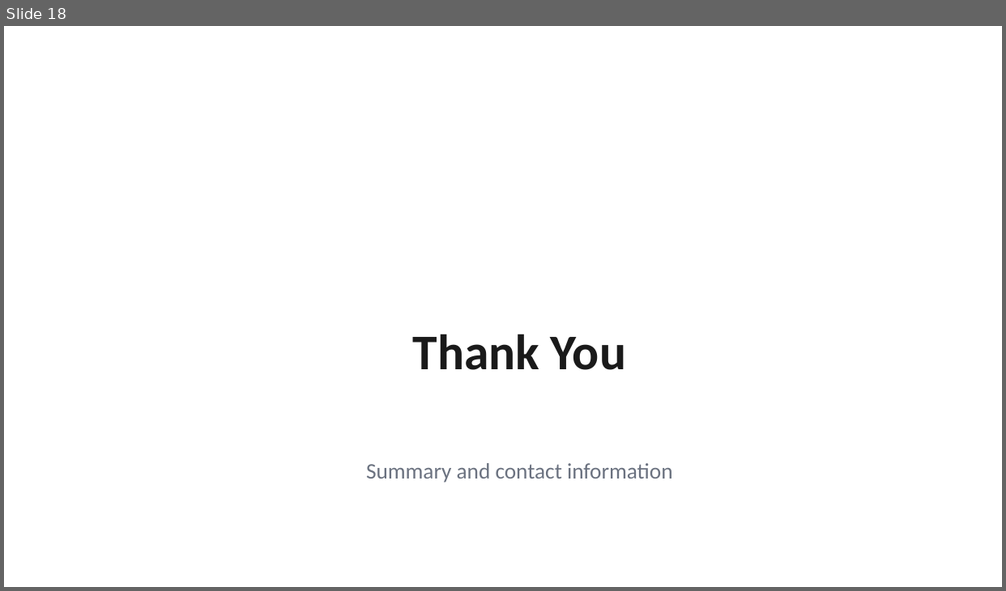
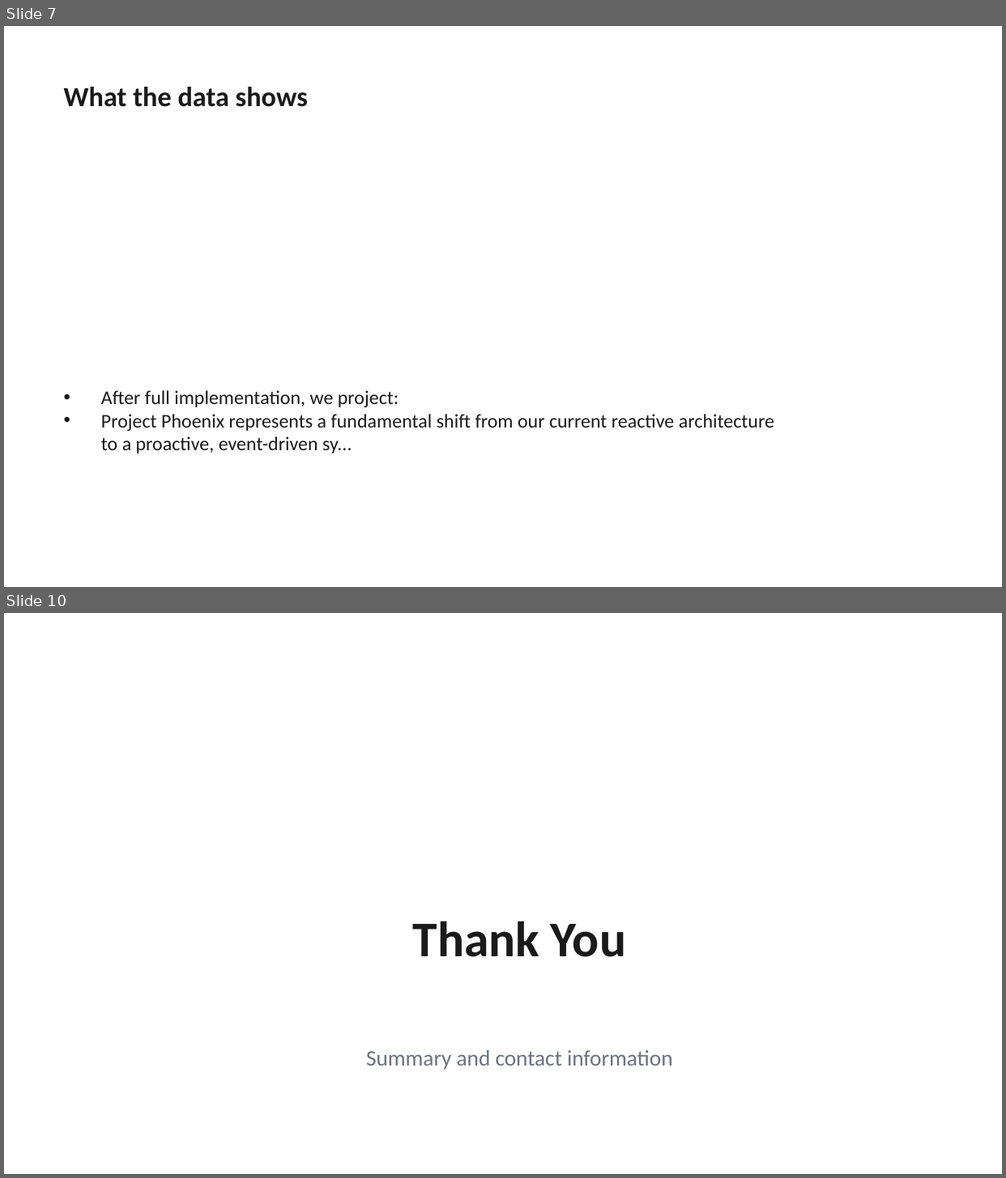
Before and after one commit to AdamYin007/Presentation-OS, a slide deck: examples/business-review/output.pptx. Shown one above the other, each under a label of ours: slide 18 before the commit, slides 7 and 10 after it; the slides between them are not shown. The pictures are 1006x591 and 1006x1178 pixels, drawn with LibreOffice and Linux fonts; fonts in the diff are those of the drawing. Boxes give left, top, right and bottom in pixels: in the first picture for what was removed or moved away, otherwise in the second. Text is boxed around its words. In the diff, an @@ line names an element or a change of style, - is before the commit and + after.

```diff
--- a/examples/business-review/output.pptx
+++ b/examples/business-review/output.pptx
@@ slide 7 added at <box>4,26,1002,587</box>, background #FFFFFF @@
@@ text added at <box>64,87,308,107</box>, 20 pt, text #1A1A1A, bold @@
+What the data shows
@@ text added at <box>101,390,774,454</box>, 14 pt, text #1A1A1A @@
+• After full implementation, we project:
+• Project Phoenix represents a fundamental shift from our current reactive architecture to a proactive, event-driven sy...
@@ what was slide 18 is now slide 10 @@
```
Also in this commit, not shown: 8 other slides added, 17 slides removed, 12 other files.
